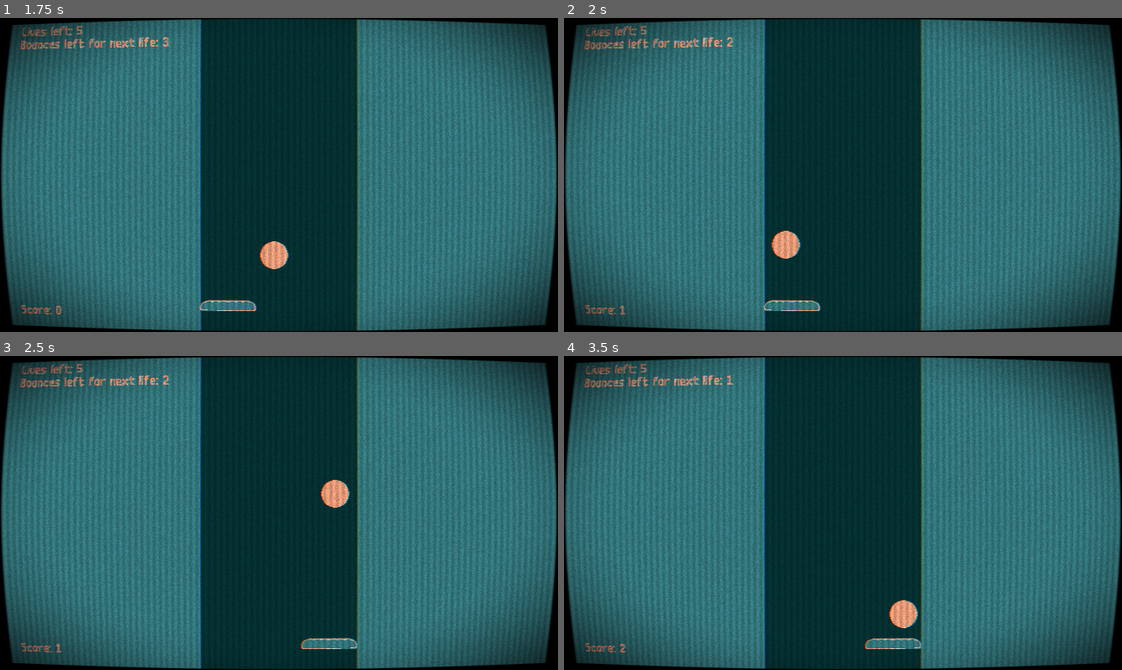
Above: before the commit, frames 1-4 (two rows, left to right).
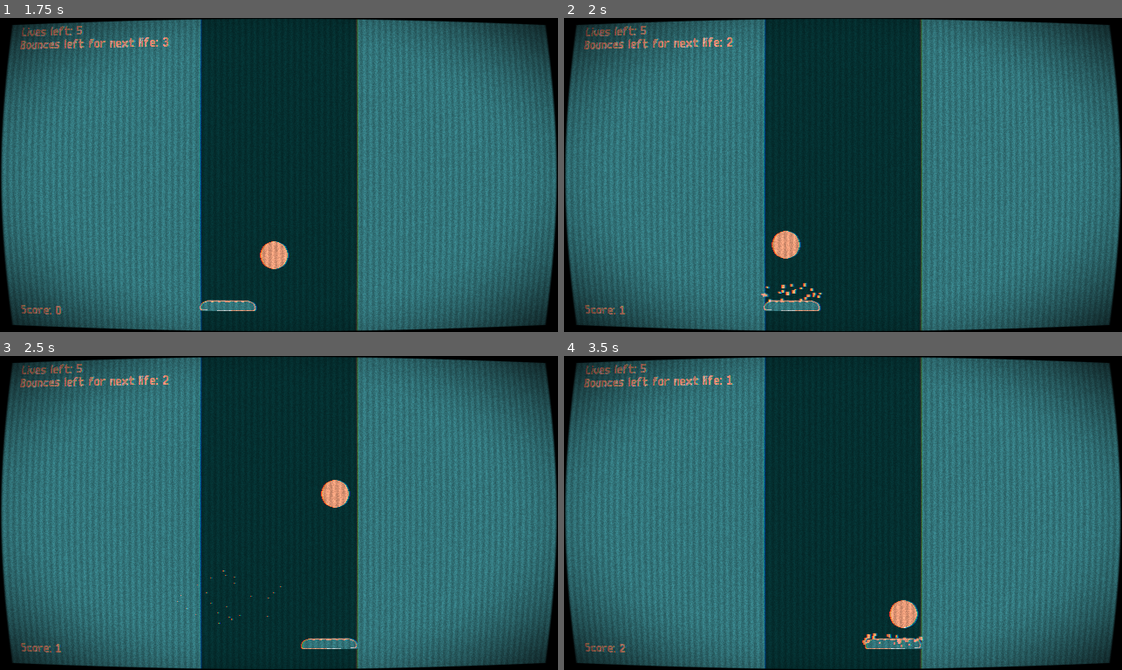
Above: after the commit, the same moments.

Repository: YannVeld/LD60
Game: Godot game, scene res://main.tscn
Same seed, same stepped clock (60 frames per second), same inputs: the game is played once before the commit and once after it.
Inputs (mouse positions are in pixels of both pictures, inside the frame that each line leads up to):
- Up to frame 1 (1.75 s): tap Enter at 0.5 s; move the mouse to (401, 159) at 0.52 s; hold Right (move_right) 0.53-1.28 s; tap R (reroll) at 0.6 s; move the mouse to (167, 190) at 1.27 s; hold Left (move_left) from 1.28 s (still down); tap 1 at 1.35 s
- Up to frame 2 (2 s): keep holding Left (move_left)
- Up to frame 3 (2.5 s): move the mouse to (334, 443) at 2.02 s; release Left (move_left) at 2.03 s; hold Right (move_right) from 2.03 s (still down); tap 2 at 2.1 s
- Up to frame 4 (3.5 s): keep holding Right (move_right); move the mouse to (815, 575) at 2.77 s; tap 3 at 2.85 s

Frame 1 is identical in both runs. In frame 2, 0.2% of the frame differs, in the area x 35-47%, y 84-91%; in frame 3, less than 0.1%; in frame 4, 0.1%.

Commit message:
Added bat particles

Diff:
--- a/Scenes/bat.tscn
+++ b/Scenes/bat.tscn
@@ -10,6 +10,10 @@
 
 [sub_resource type="ConvexPolygonShape2D" id="ConvexPolygonShape2D_y36tb"]
 points = PackedVector2Array(1.4305115e-06, 32, -5.9999986, 31, -8.999999, 29, -10.999999, 24, -12, 5.2453663e-07, -11.000001, -24, -9.000001, -29, -6.0000014, -31, 0, -32)
+
+[sub_resource type="Curve" id="Curve_c7xce"]
+_data = [Vector2(0, 1), 0.0, 0.0, 0, 0, Vector2(1, 0), 0.0, 0.0, 0, 0]
+point_count = 2
 
 [node name="Bat" type="StaticBody2D" unique_id=302170426]
 collision_mask = 3
@@ -24,3 +28,19 @@
 position = Vector2(0, 6)
 rotation = 1.5707964
 shape = SubResource("ConvexPolygonShape2D_y36tb")
+
+[node name="CPUParticles2D" type="CPUParticles2D" parent="." unique_id=1197022992]
+emitting = false
+amount = 25
+one_shot = true
+explosiveness = 1.0
+emission_shape = 3
+emission_rect_extents = Vector2(16, 6)
+direction = Vector2(0, -1)
+spread = 30.0
+gravity = Vector2(0, 50)
+initial_velocity_min = 50.0
+initial_velocity_max = 150.0
+scale_amount_min = 2.0
+scale_amount_max = 4.0
+scale_amount_curve = SubResource("Curve_c7xce")
--- a/Scripts/ball.gd
+++ b/Scripts/ball.gd
@@ -60,6 +60,7 @@
 	if body is Bat:
 		set_axis_velocity(linear_velocity + Vector2.UP * gameProperties.bat_boost)
 		bat_bounce.emit()
+		body.do_ball_bounce_effects(self)
 
 func _on_out_area_entered(body: Node2D):
 	if not body == self: return
--- a/Scripts/bat.gd
+++ b/Scripts/bat.gd
@@ -6,6 +6,7 @@
 
 @onready var _bat_shape: CollisionShape2D = $"./CollisionShape2D"
 @onready var _bat_sprite: Sprite2D = $"./Sprite2D"
+@onready var _particles: CPUParticles2D = $"./CPUParticles2D"
 
 # Called when the node enters the scene tree for the first time.
 func _ready() -> void:
@@ -23,6 +24,7 @@
 	_bat_sprite.scale.x = gameProperties.bat_width / _sprite_width
 	_bat_shape.scale.y = gameProperties.bat_width / (_sprite_width)
 
+	_particles.emission_rect_extents.x = gameProperties.bat_width / 2.0
 
 
 # Called every frame. 'delta' is the elapsed time since the previous frame.
@@ -41,3 +43,6 @@
 
 	if position.x  > _max_x: position.x = _max_x
 	if position.x  < _min_x: position.x = _min_x
+
+func do_ball_bounce_effects(ball: Ball):
+	_particles.emitting = true
--- a/Upgrades/increase_wall_angle.tres
+++ b/Upgrades/increase_wall_angle.tres
@@ -7,5 +7,6 @@
 script = ExtResource("1_3uppe")
 property_name = "wall_angle"
 icon = ExtResource("1_hhgh6")
+value = 2.0
 description = "Increase wall angle"
 metadata/_custom_type_script = "uid://2gq5mgmrcttn"
